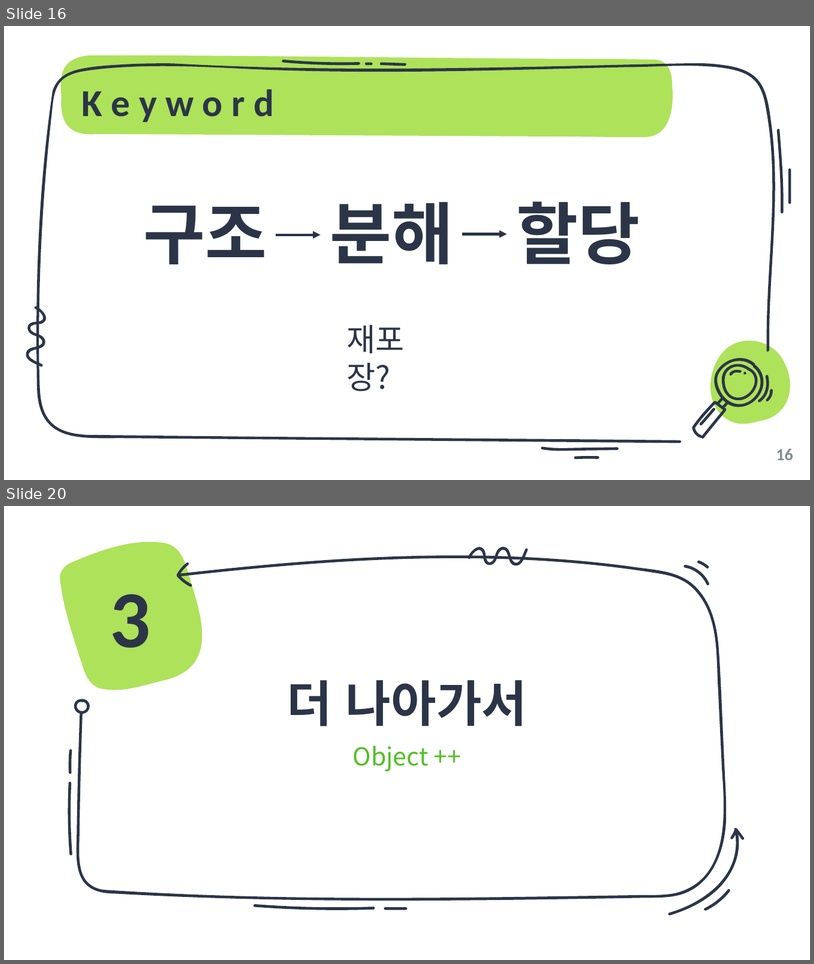
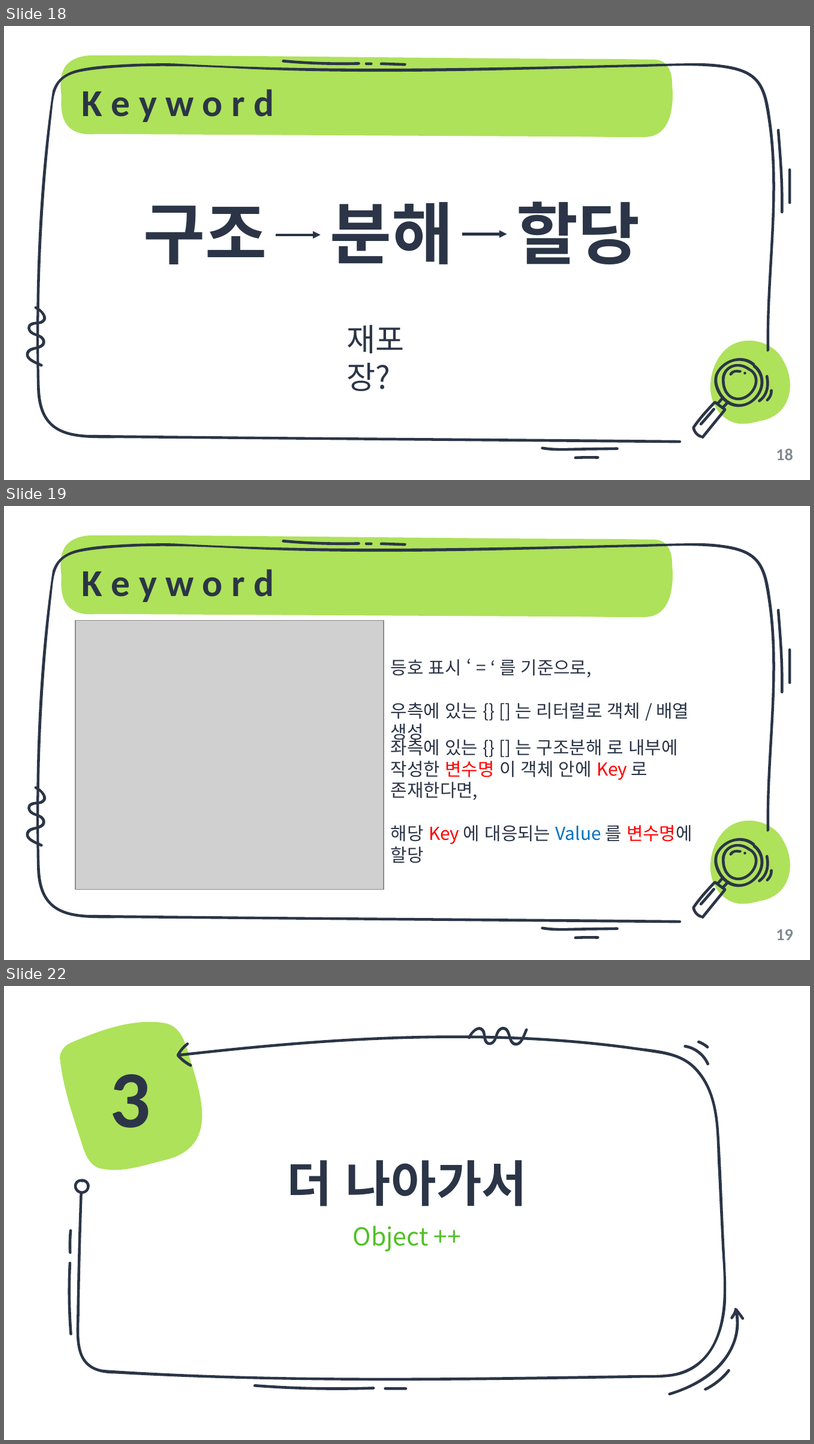
Before and after one commit to unchaptered/Sailing99, a slide deck: 006_tech_pr/object-literal and destructuring.pptx. Shown one above the other, each under a label of ours: slides 16 and 20 before the commit, slides 18, 19 and 22 after it; the slides between them are not shown. The pictures are 814x964 and 814x1444 pixels, drawn with LibreOffice and Linux fonts; fonts in the diff are those of the drawing; grey boxes stand for pictures. Boxes give left, top, right and bottom in pixels: in the first picture for what was removed or moved away, otherwise in the second. Text is boxed around its words. In the diff, an @@ line names an element or a change of style, - is before the commit and + after.

```diff
--- a/006_tech_pr/object-literal and destructuring.pptx
+++ b/006_tech_pr/object-literal and destructuring.pptx
@@ slide 19 added at (x1=4, y1=506, x2=810, y2=960), background #FFFFFF; not listed: 11 template elements that a slide beside it also shows @@
@@ title added at (x1=82, y1=569, x2=274, y2=602), 34 pt, text #2B3547, bold @@
+K e y w o r d
@@ picture added at (x1=76, y1=621, x2=384, y2=889) @@
@@ text added at (x1=391, y1=659, x2=689, y2=719), 16 pt, text #2B3547 @@
+등호 표시 ‘ = ‘ 를 기준으로,
+우측에 있는 {} [] 는 리터럴로 객체 / 배열 생성
@@ text added at (x1=391, y1=736, x2=693, y2=841), 16 pt, text #2B3547 @@
+좌측에 있는 {} [] 는 구조분해 로 내부에 작성한 변수명 이 객체 안에 Key 로 존재한다면,
+해당 Key 에 대응되는 Value 를 변수명에 할당
@@ freeform shape added at (x1=690, y1=829, x2=779, y2=932), fill #2B3547 @@
@@ page number added at (x1=776, y1=928, x2=793, y2=940), 15 pt, text #7F8B91, bold @@
+19
@@ what was slide 16 is now slide 18 @@
@@ page number at (x1=776, y1=448, x2=793, y2=460): text changed @@
-16
+18
@@ what was slide 20 is now slide 22 @@
```
Also in this commit, not shown: 12 slides changed, 1 other slide added, 1 other file.
